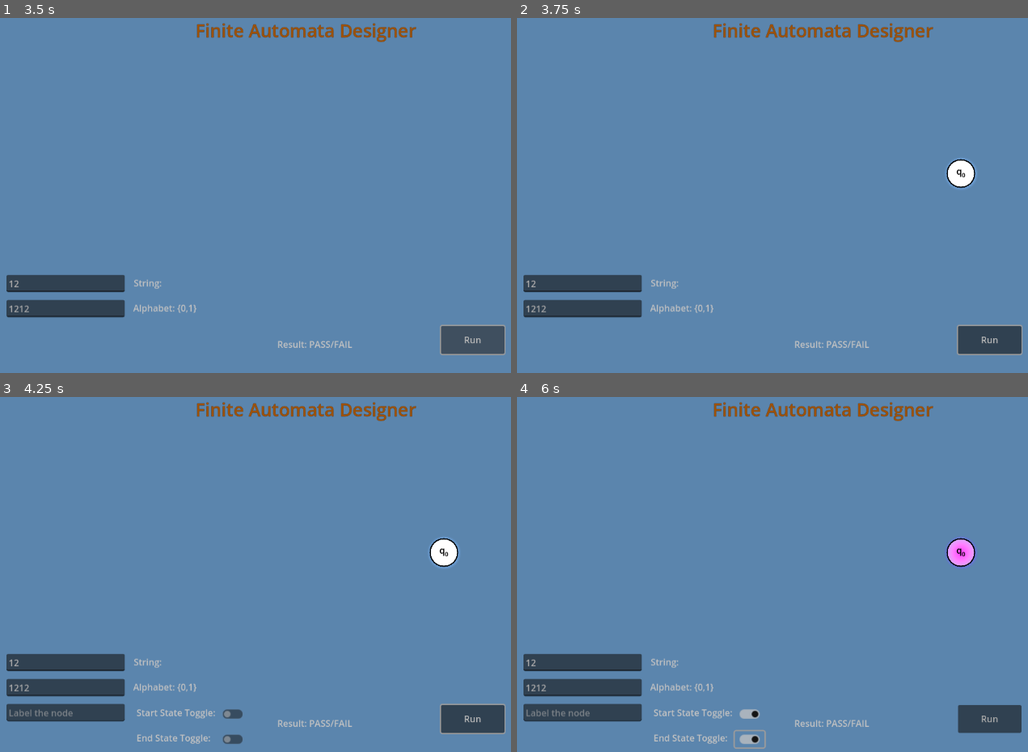
Above: before the commit, frames 1-4 (two rows, left to right).
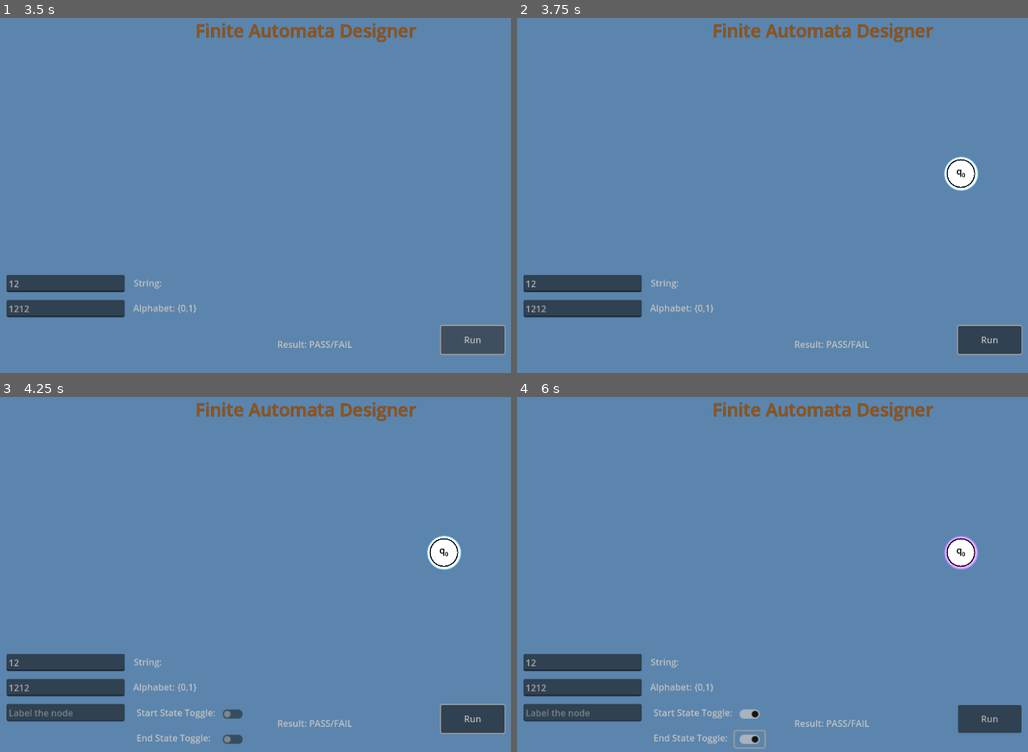
Above: after the commit, the same moments.

Repository: ParthP22/FiniteAutomataDesigner
Game: Godot game, scene res://main.tscn
The game is run twice, just before and just after one commit, with the same random seed, the same clock (stepped at 60 frames per second) and the same inputs. The engine's default icon, where the game draws it, is replaced by a stand-in: a white triangle on a blue panel in a dark square.
Inputs (mouse positions are in pixels of both pictures, inside the frame that each line leads up to):
- Up to frame 1 (3.5 s): click (66, 284) at 0.52 s; type "12" at 0.6 s; click (66, 309) at 0.75 s; type "12" at 0.83 s; click (66, 333) at 0.98 s; type "12" at 1.07 s; click "Run" at 1.25 s; click "Run" at 2 s; click "Run" at 2.75 s
- Up to frame 2 (3.75 s): tap Enter at 3.5 s; move the mouse to (961, 174) at 3.52 s; hold Delete (delete_keyboard) from 3.53 s (still down); click (961, 174) at 3.67 s
- Up to frame 3 (4.25 s): keep holding Delete (delete_keyboard)
- Up to frame 4 (6 s): release Delete (delete_keyboard) at 4.25 s; click (752, 712) at 4.25 s; click (752, 712) at 5 s; click (752, 737) at 5.75 s

Frame 1 is identical in both runs. In frame 2, 0.2% of the frame differs, in the area x 83-91%, y 38-49%; in frame 3, 0.2%; in frame 4, 0.5%.
Error after the commit: Invalid call. Nonexistent function 'set_notify' in base 'Nil'. (res://main.gd:384)

Commit message:
WIP allowing states to update their going to states

Diff:
--- a/finite-automata-designer/fa_node.gd
+++ b/finite-automata-designer/fa_node.gd
@@ -1,6 +1,7 @@
 extends PhysicsBody2D
 var _is_start_state: bool: get = get_start_state, set = set_start_state
 var _is_end_state: bool: get = get_end_state, set = set_end_state
+var _notify_going_to: bool: get = get_notify, set = set_notify
 var _self_looping = false
 var _simple_name: String = ""
 var _going_to: Dictionary = {}
@@ -55,7 +56,7 @@
 	if _light.energy > 1.1:
 		_light.energy = 1
 	else:
-		_light.energy = 2
+		_light.energy = 20
 
 func draw_arrow_to_self(arrow_node: Object) -> Object:
 	if !_self_looping:
@@ -150,3 +151,23 @@
 		_light.color = Color("Green")
 		return
 	_light.color = Color(0.764, 0.81, 0.908)  # Default orange
+
+
+func get_notify():
+	return _notify_going_to
+
+func get_current_letter() -> String:
+	return get_parent().get_parent().curr_letter
+
+func set_notify(notify: bool):
+	_notify_going_to = notify
+	var main_parent = get_parent()
+	var letter = main_parent.get_curr_letter()
+	main_parent.set_curr_letter()
+
+	if notify and letter != "":
+		for state in _going_to:
+			if letter in _going_to[state].get_transition():
+				await get_tree().create_timer(2).timeout
+				state.set_notify(notify)
+				state.toggle_light()
--- a/finite-automata-designer/main.gd
+++ b/finite-automata-designer/main.gd
@@ -11,6 +11,8 @@
 var start_state : RigidBody2D = null
 var end_state : RigidBody2D = null
 var state_count = 0
+var _curr_letter: Array = []
+var idx: int = 0
 
 # Text Labels
 @onready var _input_string_label: Label = $Control/InputStringRigidBody/InputStringLabel
@@ -21,9 +23,11 @@
 @onready var _alphabet_text_field: LineEdit = $AlphabetTextField/LineEdit
 @onready var _state_text_field: LineEdit = $StateTextField/LineEdit
 @onready var _arrow_text_field: LineEdit = $ArrowTextField/LineEdit
-# Toggles
+# Toggle Buttons
 @onready var _is_start_state_toggle: RigidBody2D = $StartStateToggle
 @onready var _is_end_state_toggle: RigidBody2D = $EndStateToggle
+# Regular Buttons
+@onready var _run_btn: Button = $Control/RunButton
 
 
 # Called when the node enters the scene tree for the first time.
@@ -220,13 +224,13 @@
 		return
 	if _selected_arrow:
 		delete_arrow()
-	pass
-
-# Deleted
+
+# Deletes states and associated arrows
 func delete_state():
 	if _selected_node:
 		_state_delete_arrow()
 
+# Does the actual deleting of states and arrows
 func _state_delete_arrow():
 	var out_going_arrow_dict = _selected_node.get_out_arrows()
 	var out_going_count = out_going_arrow_dict.size()
@@ -245,12 +249,11 @@
 		_selected_node.queue_free()
 		_selected_arrow = null
 
-
+# Deletes arrows
 func delete_arrow():
 	if _selected_arrow:
 		_delete_arrow(_selected_arrow)
-	pass
-
+# Deletes arrows
 func _delete_arrow(arrow):
 	var deleting_this_arrow = arrow
 	var begin_state = deleting_this_arrow.get_start_state()
@@ -361,9 +364,24 @@
 	# Reset text field after submission
 	_alphabet_text_field.text = ""
 
+# Waits for an amount of time helper method
+func _wait(seconds: float) -> void:
+	await get_tree().create_timer(seconds).timeout
+
+func get_curr_letter():
+	if idx < _curr_letter.size():
+		return _curr_letter[idx]
+	else:
+		return ""
+
+func set_curr_letter():
+	idx += 1
+# Runs the DFA checks
 func _on_button_button_down():
-	print('pressed run button')
-	pass # Replace with function body.
+	deselect_curr_node()
+	print("running")
+	_curr_letter = _input_string.split()
+	start_state.set_notify(true)
 
 # This is a "correctness" check: does the new transition coincide
 # with other transitions going out from that state? If it does,
